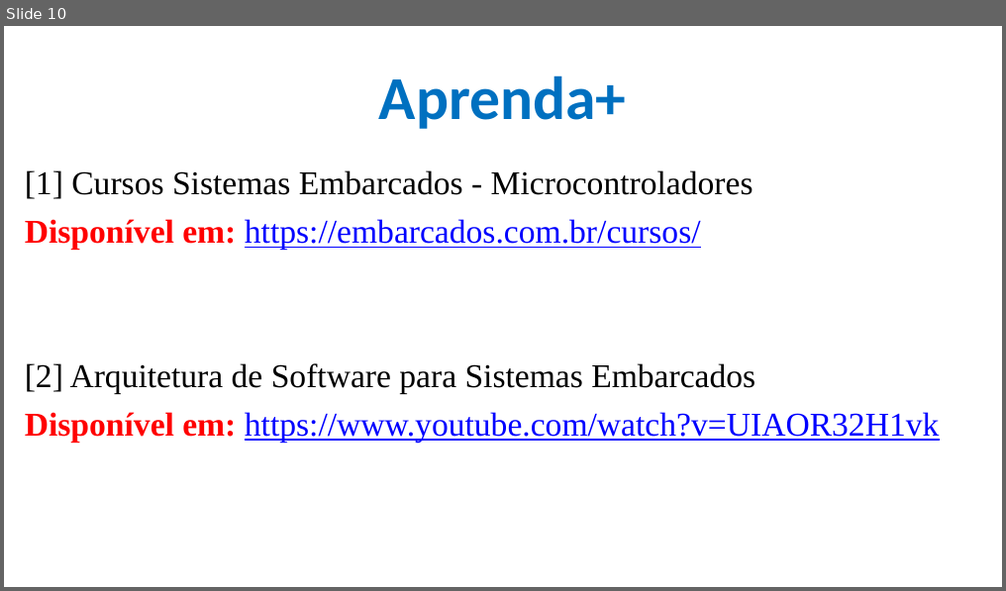
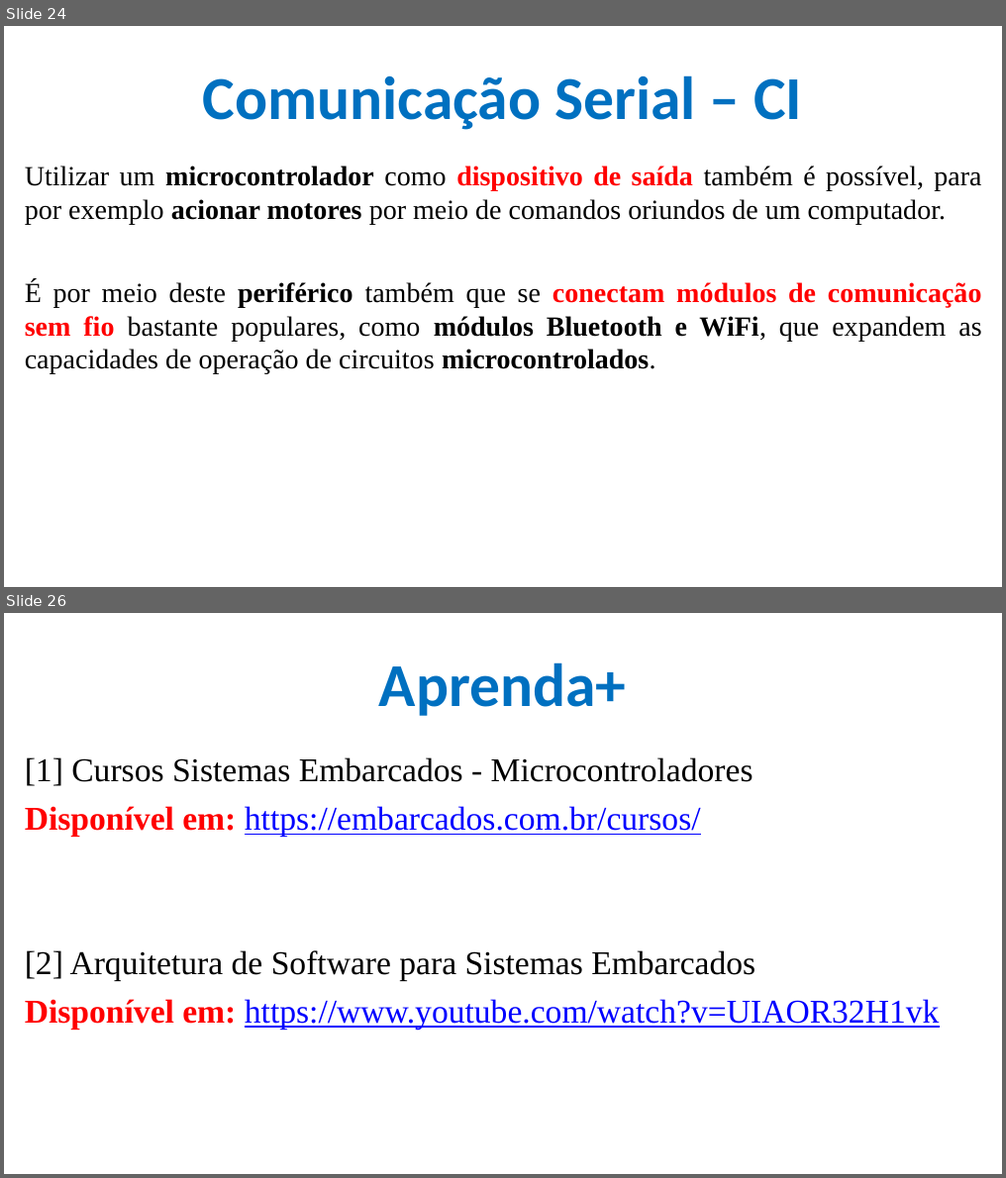
Before and after one commit to CloudEducationBrazil/WydenArea1ProgramacaoMicrocontroladores, a slide deck: 01 Classes/Aula 05 - Programação Microcontroladores - Periféricos Integrados - Portas e Conversores.pptx. Shown one above the other, each under a label of ours: slide 10 before the commit, slides 24 and 26 after it; the slides between them are not shown. The pictures are 1006x591 and 1006x1178 pixels, drawn with LibreOffice and Linux fonts; fonts in the diff are those of the drawing; background and template pictures are left out. Boxes give left, top, right and bottom in pixels: in the first picture for what was removed or moved away, otherwise in the second. Text is boxed around its words. In the diff, an @@ line names an element or a change of style, - is before the commit and + after.

Commit message:
Aula 05 Microntroladores Portas IO, Conversores, Comunicação Serial 19042023

```diff
--- a/01 Classes/Aula 05 - Programação Microcontroladores - Periféricos Integrados - Portas e Conversores.pptx
+++ b/01 Classes/Aula 05 - Programação Microcontroladores - Periféricos Integrados - Portas e Conversores.pptx
@@ slide 24 added at bbox=[4, 26, 1002, 587], background picture (left out) @@
@@ title added at bbox=[203, 76, 802, 130], 44 pt, text #0070C0, bold @@
+Comunicação Serial – CI
@@ text added at bbox=[25, 166, 982, 374], 20 pt, text #000000 @@
+Utilizar um microcontrolador como dispositivo de saída também é possível, para por exemplo acionar motores por meio de comandos oriundos de um computador.
+É por meio deste periférico também que se conectam módulos de comunicação sem fio bastante populares, como módulos Bluetooth e WiFi, que expandem as capacidades de operação de circuitos microcontrolados.
@@ what was slide 10 is now slide 26 @@
```
Also in this commit, not shown: 7 slides changed, 16 other slides added, 1 slide removed.
